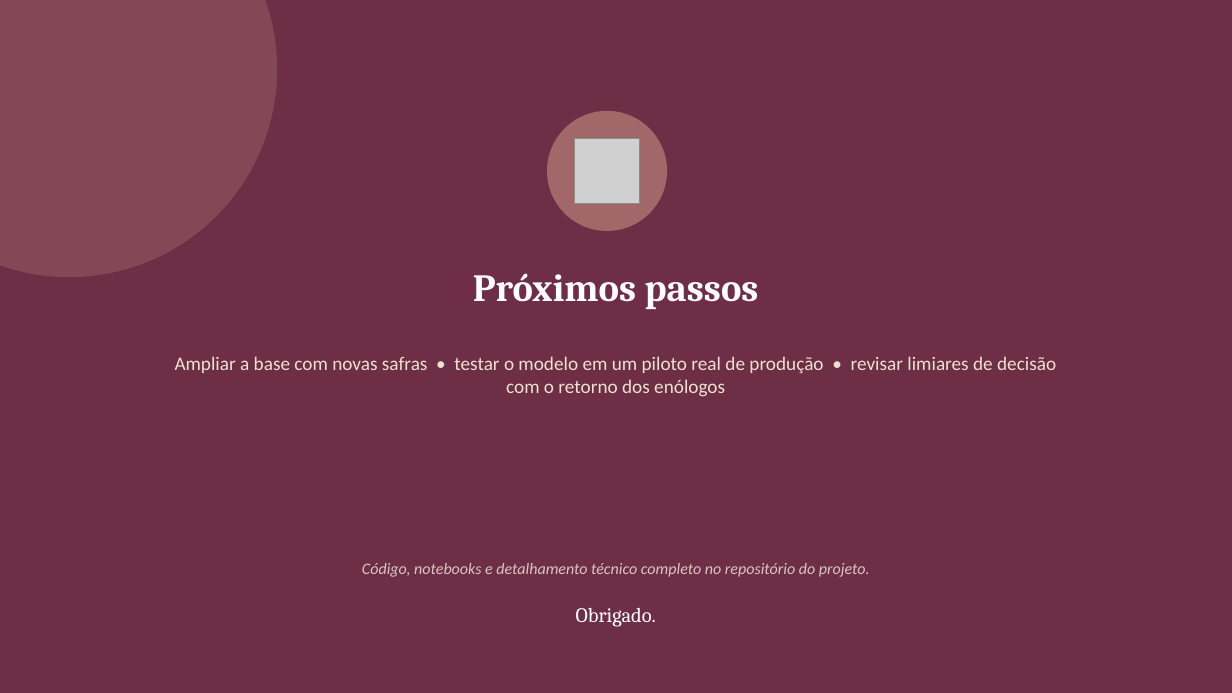
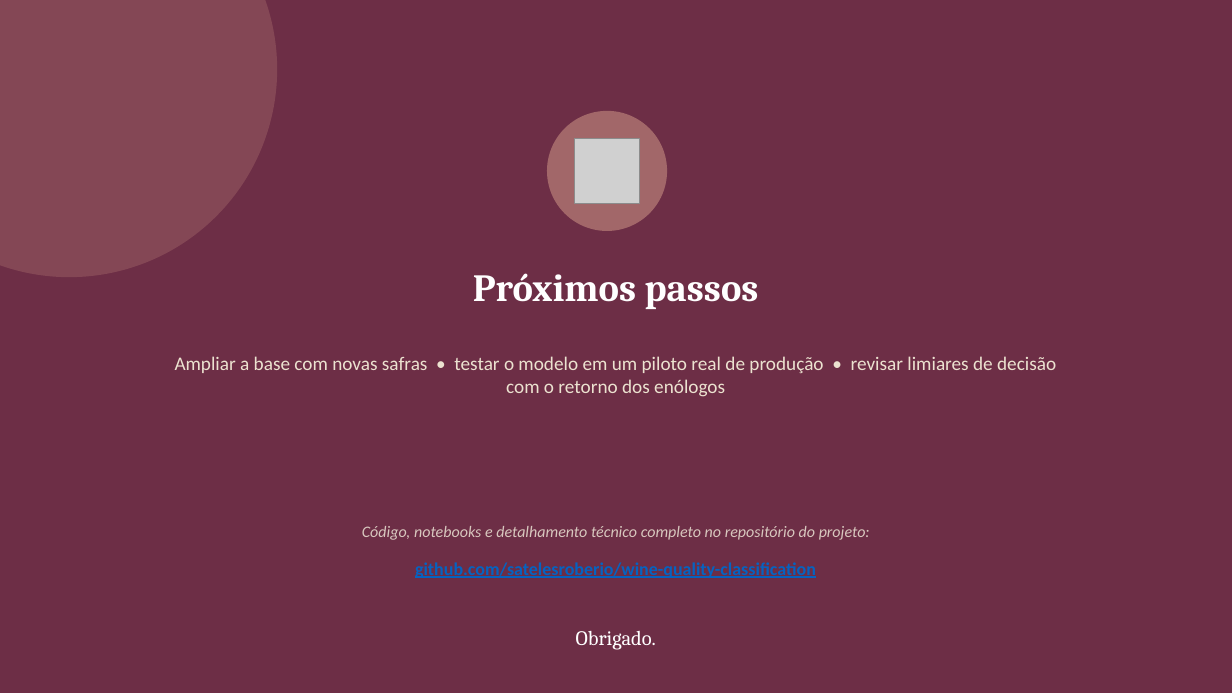
Before and after one commit to satelesroberio/wine-quality-classification, a slide deck: slide 10 of results/apresentacao_executiva.pptx. Drawn at 1232x693 pixels with LibreOffice and Linux fonts; fonts in the diff are those of the drawing; grey boxes stand for pictures. Boxes give left, top, right and bottom in pixels: in the first picture for what was removed or moved away, otherwise in the second. Text is boxed around its words. In the diff, an @@ line names an element or a change of style, - is before the commit and + after.

Commit message:
Adiciona link do repositório GitHub ao slide de encerramento

```diff
--- a/results/apresentacao_executiva.pptx
+++ b/results/apresentacao_executiva.pptx
@@ text at (x1=362, y1=526, x2=870, y2=540): text changed @@
-Código, notebooks e detalhamento técnico completo no repositório do projeto.
+Código, notebooks e detalhamento técnico completo no repositório do projeto:
@@ text added at (x1=415, y1=562, x2=816, y2=578), 14 pt, text #0563C1, bold, underline @@
+github.com/satelesroberio/wine-quality-classification
@@ text "Obrigado." moved from (x1=576, y1=608, x2=656, y2=627) to (x1=576, y1=631, x2=656, y2=650) @@
```
Also in this commit, not shown: 1 other file.
